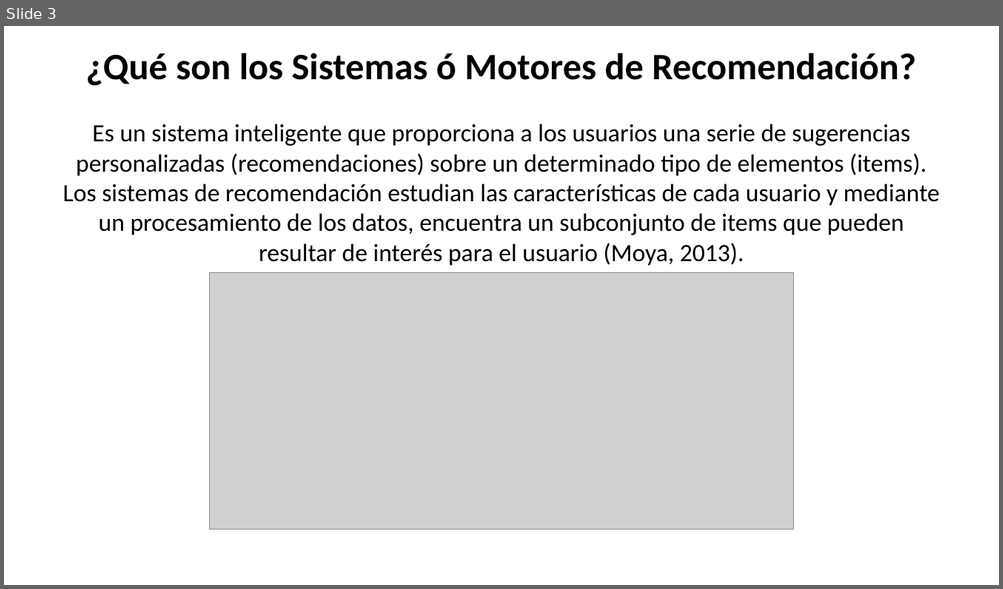
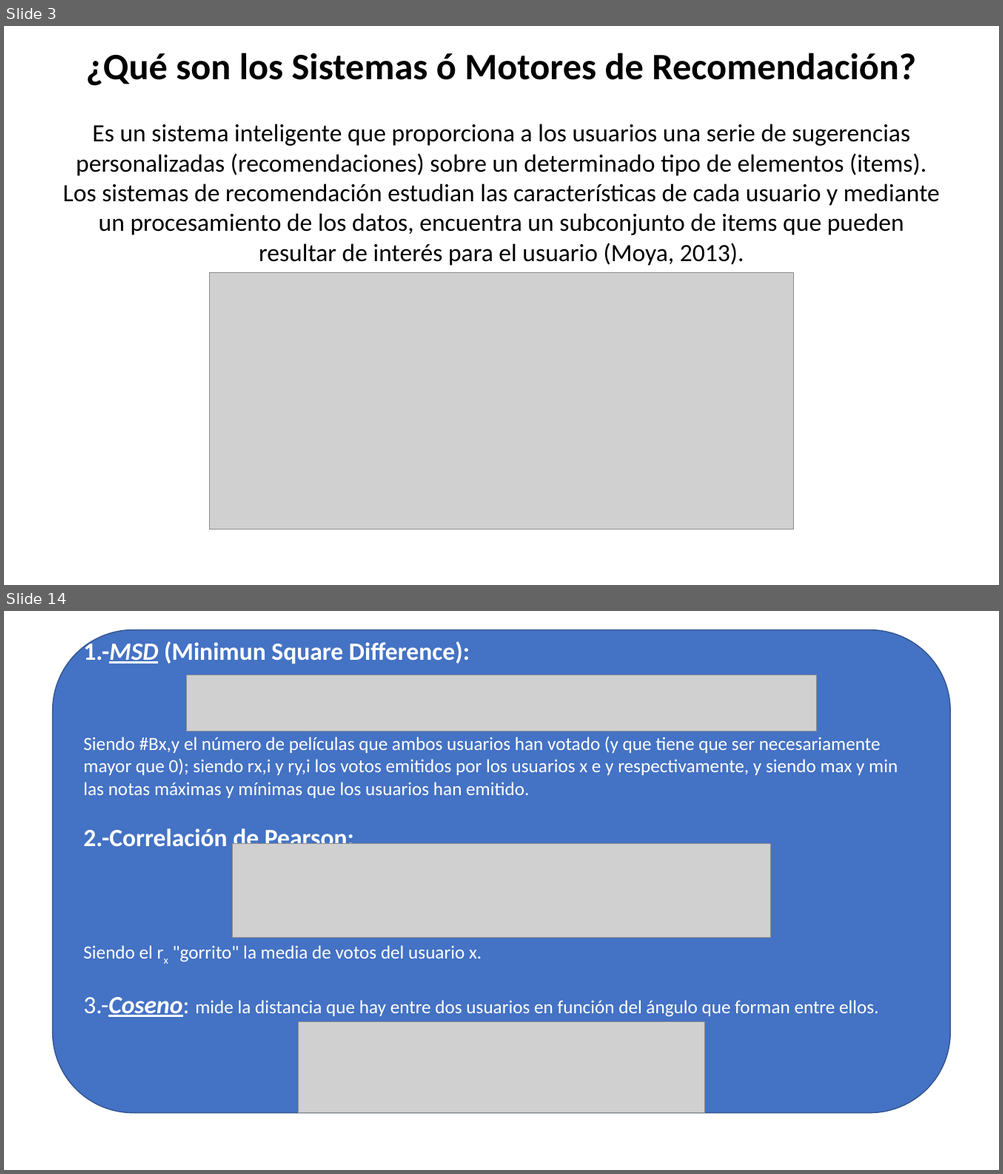
Before and after one commit to osoriopedro/um_fac_ing_semillero_IA, a slide deck: Sistema_Recomendacion/Presentacion_Sistema_Recomendación.pptx. Shown one above the other, each under a label of ours: slide 3 before the commit, slides 3 and 14 after it; the slides between them are not shown. The pictures are 1003x589 and 1003x1174 pixels, drawn with LibreOffice and Linux fonts; fonts in the diff are those of the drawing; grey boxes stand for pictures; background and template pictures are left out. Boxes give left, top, right and bottom in pixels: in the first picture for what was removed or moved away, otherwise in the second. Text is boxed around its words. In the diff, an @@ line names an element or a change of style, - is before the commit and + after.

```diff
--- a/Sistema_Recomendacion/Presentacion_Sistema_Recomendación.pptx
+++ b/Sistema_Recomendacion/Presentacion_Sistema_Recomendación.pptx
@@ slide 14 added at [4,611,999,1170], background picture (left out) @@
@@ group added at [53,629,950,1113]: 3 pictures, 1 rounded rectangle @@
+1.-MSD (Minimun Square Difference):
+Siendo #Bx,y el número de películas que ambos usuarios han votado (y que tiene que ser necesariamente mayor que 0); siendo rx,i y ry,i los votos emitidos por los usuarios x e y respectivamente, y siendo max y min las notas máximas y mínimas que los usuarios han emitido.
+2.-Correlación de Pearson:
+Siendo el rx "gorrito" la media de votos del usuario x.
+3.-Coseno: mide la distancia que hay entre dos usuarios en función del ángulo que forman entre ellos.
```
Also in this commit, not shown: 8 slides changed, 10 other slides added.
